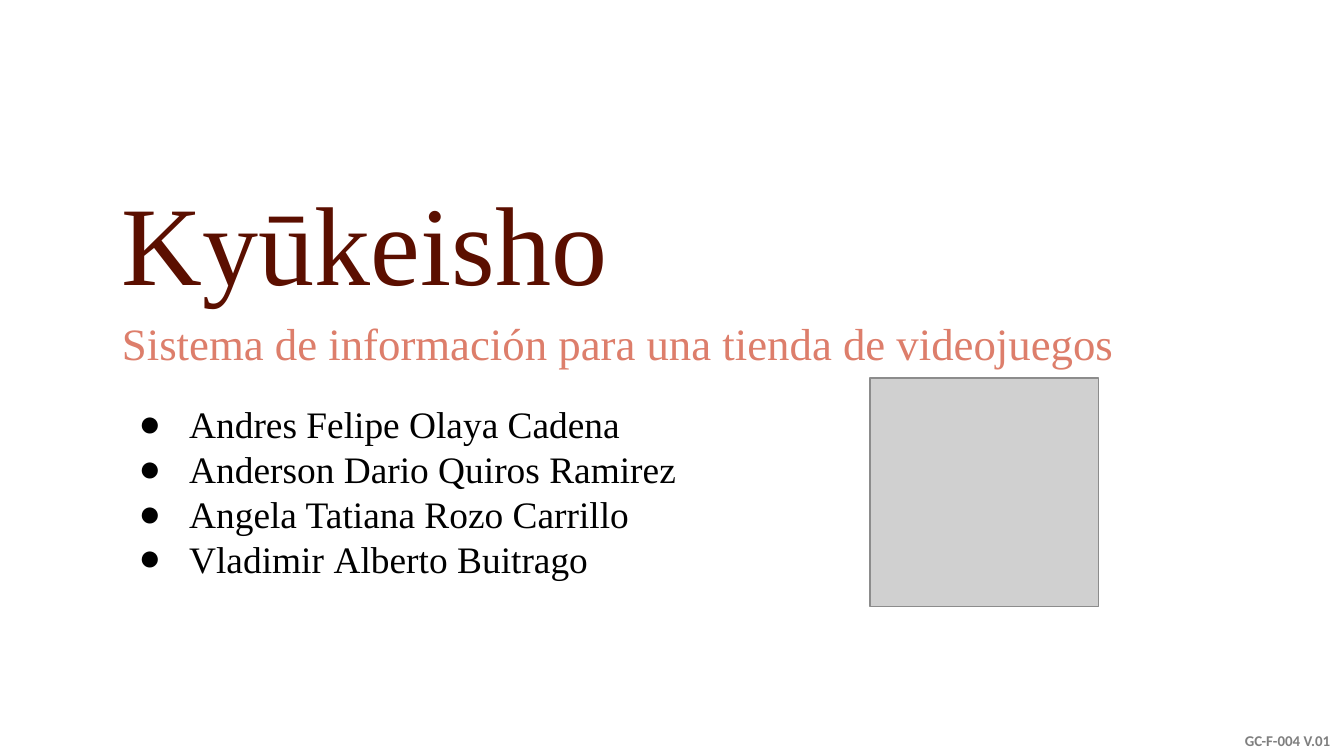
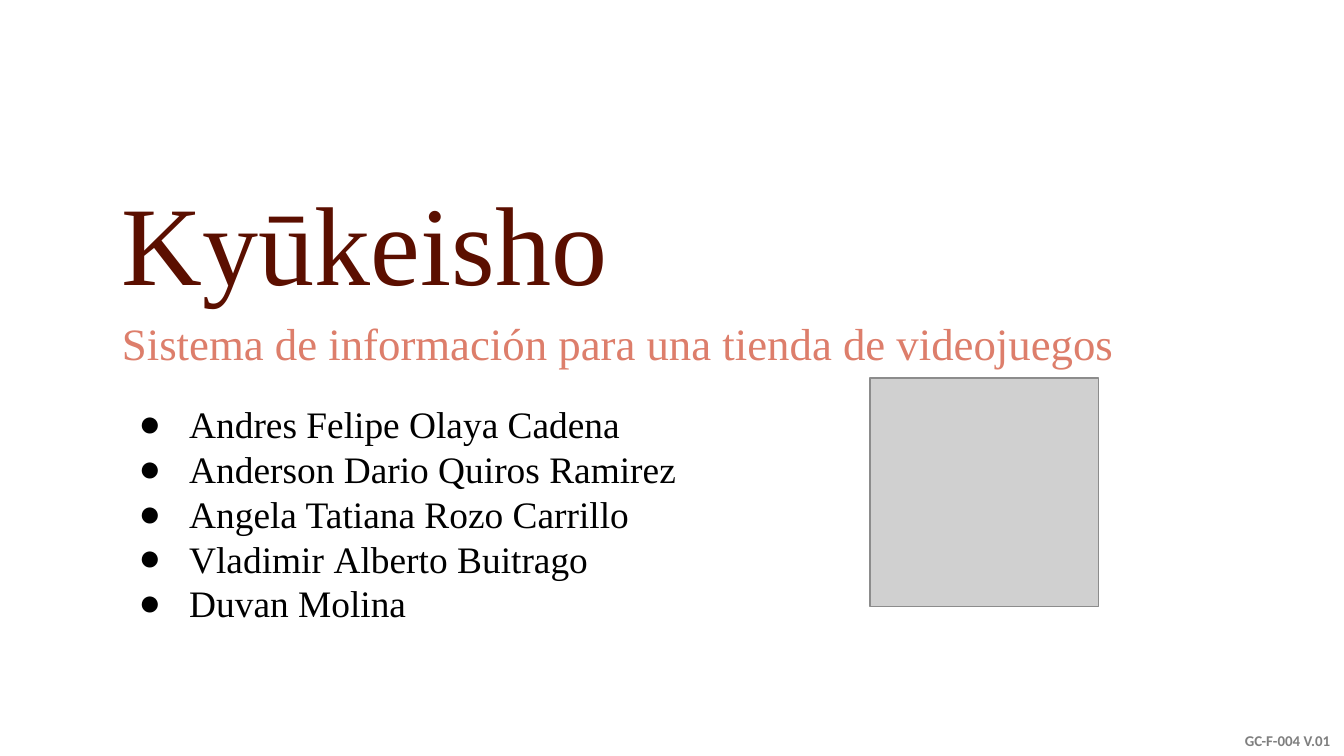
Before and after one commit to senaceet/Kyukeisho_New, a slide deck: slide 2 of Presentación_Proyecto.pptx. Drawn at 1344x756 pixels with LibreOffice and Linux fonts; fonts in the diff are those of the drawing; grey boxes stand for pictures; background and template pictures are left out. Boxes give left, top, right and bottom in pixels: in the first picture for what was removed or moved away, otherwise in the second. Text is boxed around its words. In the diff, an @@ line names an element or a change of style, - is before the commit and + after.

```diff
--- a/Presentación_Proyecto.pptx
+++ b/Presentación_Proyecto.pptx
@@ text at <box>189,591,406,618</box>: paragraph added @@
+● Duvan Molina
```
Also in this commit, not shown: 2 other slides changed, 4 slides added, 3 slides removed, 5 other files.
